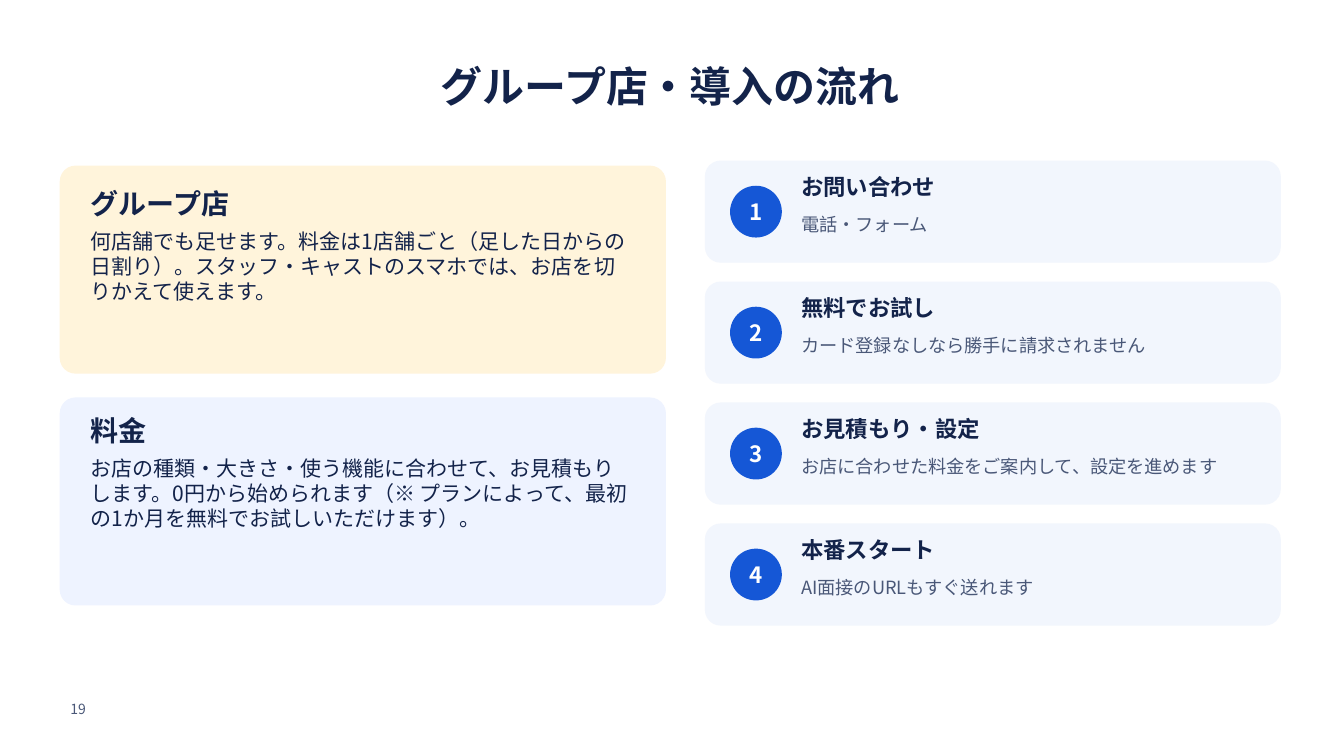
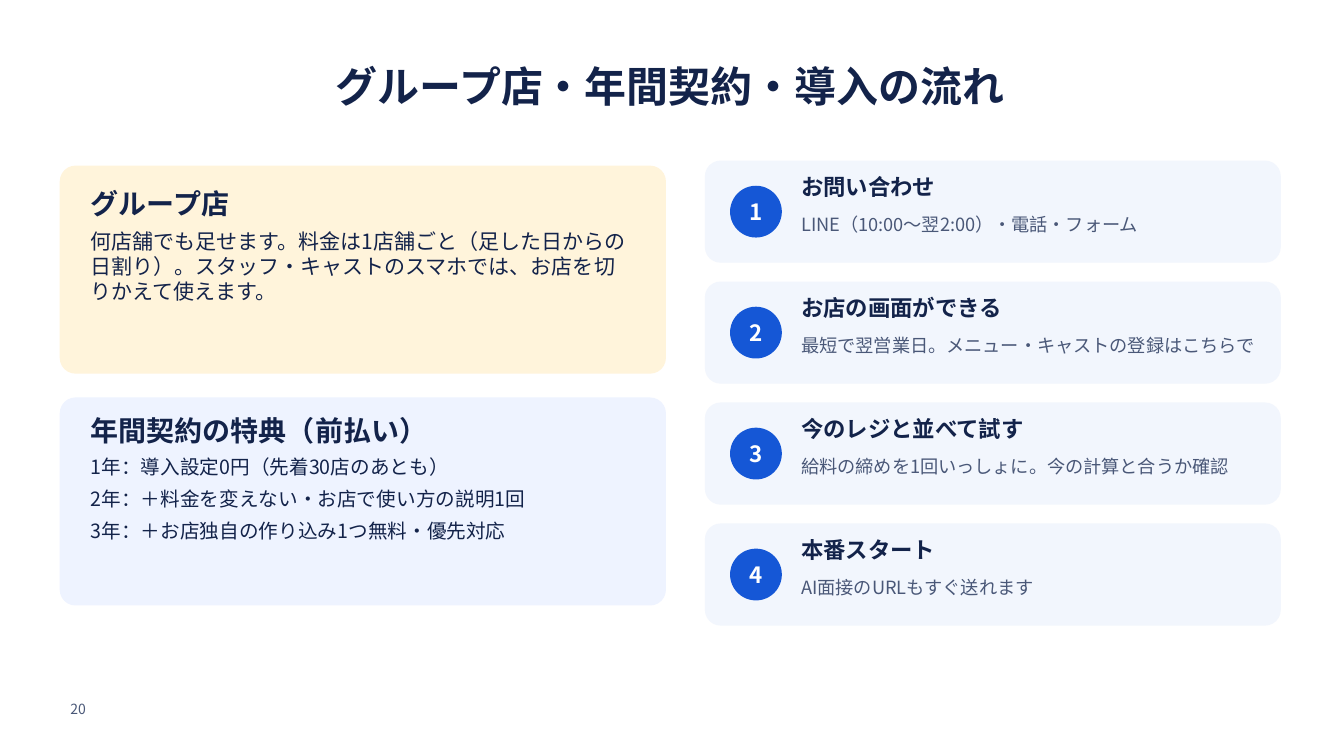
Before and after one commit to SatoAkito2026/GACHICAREERAI, a slide deck: slide 20 of docs/posupos-sales/posupos-shiryo.pptx (slide 19 before the commit). Drawn at 1344x756 pixels with LibreOffice and Linux fonts; fonts in the diff are those of the drawing; background and template pictures are left out. Boxes give left, top, right and bottom in pixels: in the first picture for what was removed or moved away, otherwise in the second. Text is boxed around its words. In the diff, an @@ line names an element or a change of style, - is before the commit and + after.

```diff
--- a/docs/posupos-sales/posupos-shiryo.pptx
+++ b/docs/posupos-sales/posupos-shiryo.pptx
@@ title at [336,66,1005,106]: text changed @@
-グループ店・導入の流れ
+グループ店・年間契約・導入の流れ
@@ text at [801,215,1138,233]: text changed @@
-電話・フォーム
+LINE（10:00〜翌2:00）・電話・フォーム
@@ text at [801,297,1001,318]: text changed @@
-無料でお試し
+お店の画面ができる
@@ text at [801,336,1254,354]: text changed @@
-カード登録なしなら勝手に請求されません
+最短で翌営業日。メニュー・キャストの登録はこちらで
@@ text at [91,417,526,540]: text changed; size 15 to 14 pt @@
-料金
-お店の種類・大きさ・使う機能に合わせて、お見積もりします。0円から始められます（※ プランによって、最初の1か月を無料でお試しいただけます）。
+年間契約の特典（前払い）
+1年：導入設定0円（先着30店のあとも）
+2年：＋料金を変えない・お店で使い方の説明1回
+3年：＋お店独自の作り込み1つ無料・優先対応
@@ text at [801,418,1023,439]: text changed @@
-お見積もり・設定
+今のレジと並べて試す
@@ text at [801,457,1228,475]: text changed @@
-お店に合わせた料金をご案内して、設定を進めます
+給料の締めを1回いっしょに。今の計算と合うか確認
@@ page number at [70,703,86,714]: text changed @@
-19
+20
```
Also in this commit, not shown: 4 other slides changed, 1 slide added, 5 other files.
